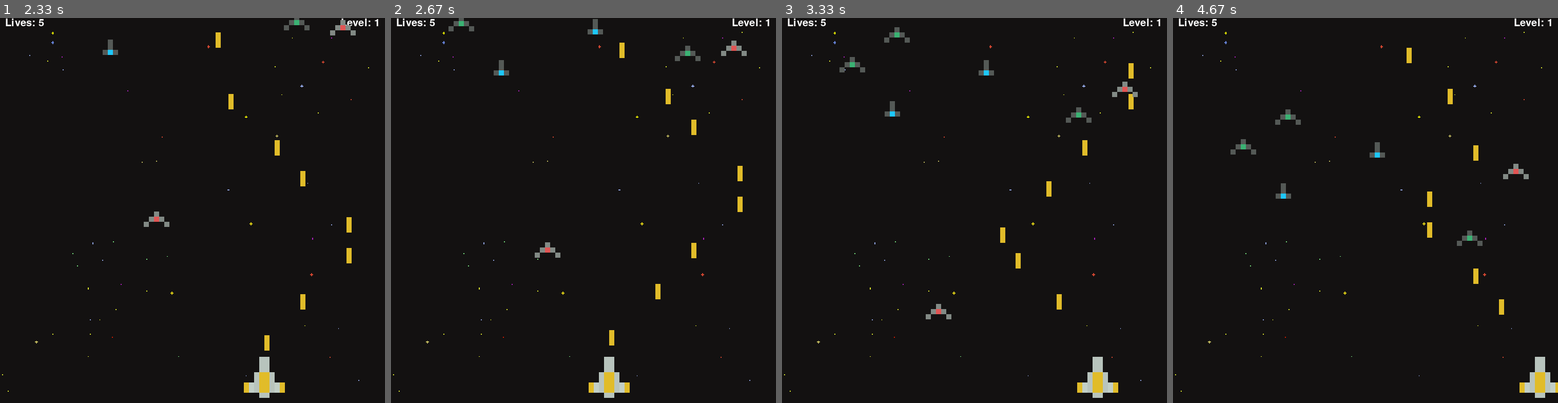
Above: before the commit, frames 1-4 (left to right).
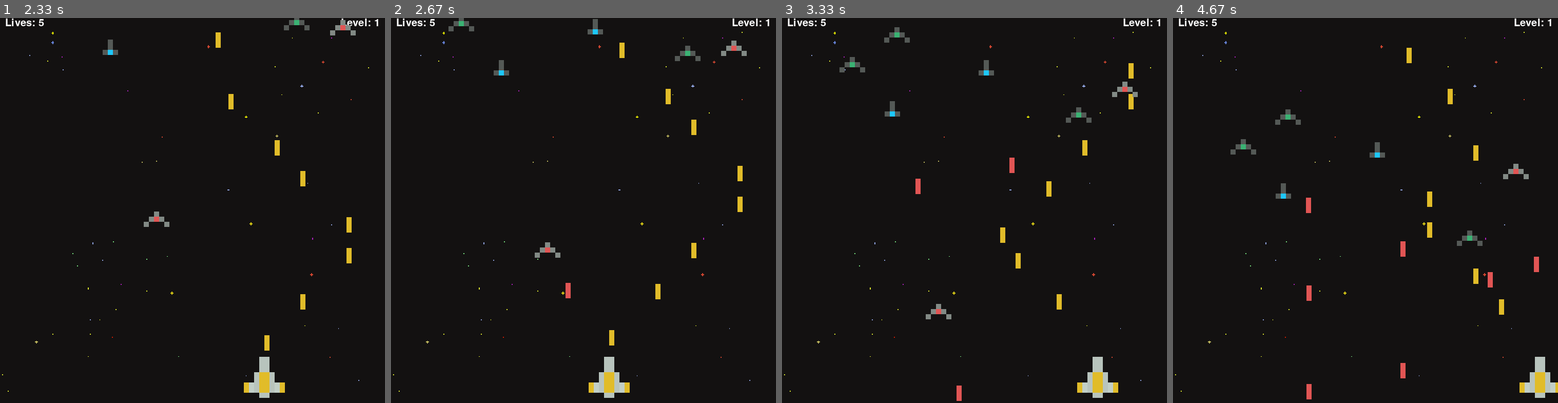
Above: after the commit, the same moments.

Repository: AmirmasoudCS/Pygame-Course
Game: pygame game, started from project_03/main.py
Same seed, same stepped clock (60 frames per second), same inputs: the game is played once before the commit and once after it.
Inputs:
- Up to frame 1 (2.33 s): tap Space at 0.33, 0.73, 1.03, 1.23, 1.53, 1.73, 2.03, 2.3 s; hold Right 0.67-1.13 s; hold Right 1.17-1.63 s; hold Left 1.67-2.2 s; hold Left from 2.23 s (still down)
- Up to frame 2 (2.67 s): tap Space at 2.6 s; release Left at 2.63 s
- Up to frame 3 (3.33 s): hold Right 2.67-3.3 s; tap Space at 2.73, 3.03 s
- Up to frame 4 (4.67 s): hold Left 3.33-3.8 s; tap Space at 3.4, 3.7, 3.9, 4.2, 4.4 s; hold Right 3.83-4.3 s; hold Right from 4.33 s (still down)

Frame 1 is identical in both runs. In frame 2, less than 0.1% of the frame differs, in the area x 45-47%, y 68-73%; in frame 3, 0.2%; in frame 4, 0.4%, in the area x 34-96%, y 46-100%.

Commit message:
Updating the movement of the enemies

Diff:
--- a/project_03/main.py
+++ b/project_03/main.py
@@ -440,11 +440,14 @@
         # Update Enemies
         # =========================
 
-        for enemy in enemies:
-
-            enemy.move()
-            enemy.cooldown()
-            enemy.move_lasers()
+        for enemy in enemies[:]:
+
+            enemy.update()
+
+            # Remove enemy when it leaves the screen
+            if enemy.y > HEIGHT:
+
+                enemies.remove(enemy)
 
         # =========================
         # Draw Everything
